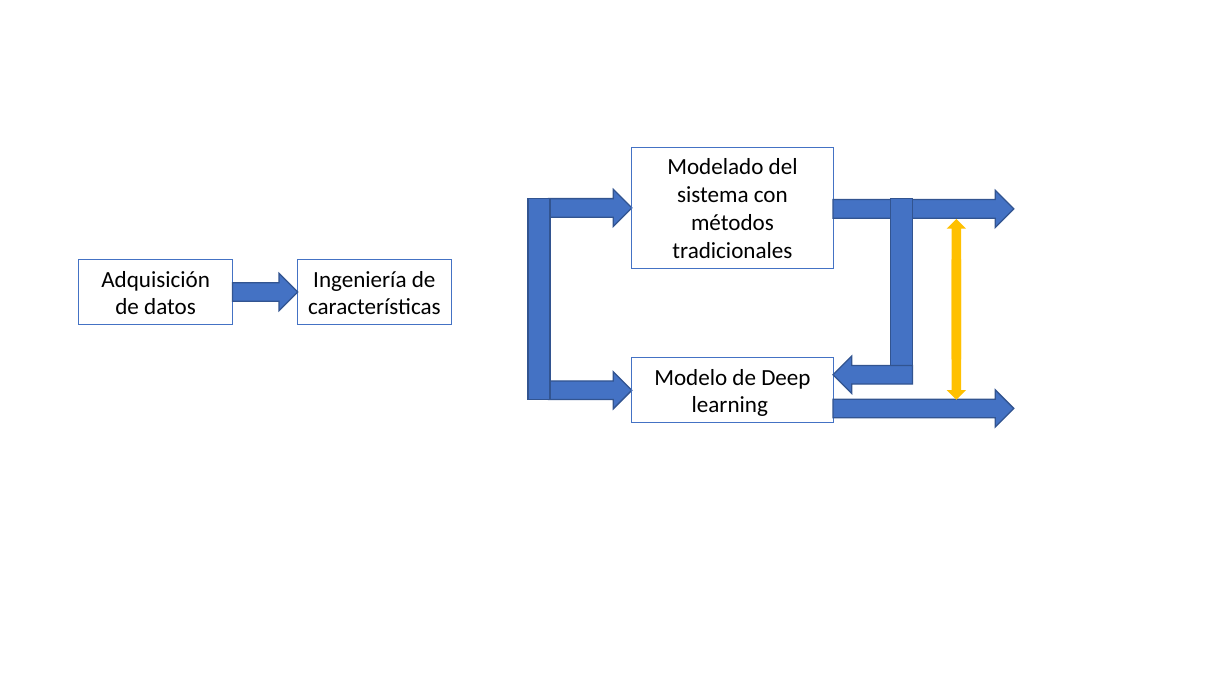
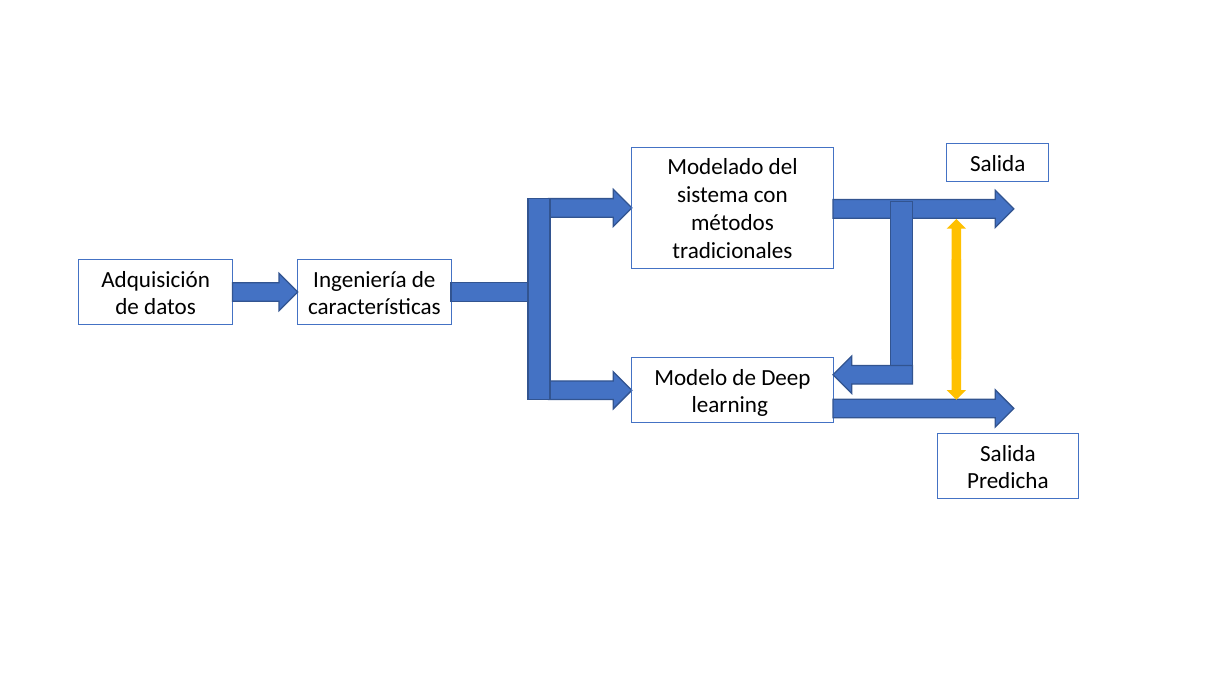
Before and after one commit to brunorais/Gestion-de-Proyectos, a slide deck: slide 2 of Workflow.pptx. Drawn at 1232x693 pixels with LibreOffice and Linux fonts; fonts in the diff are those of the drawing. Boxes give left, top, right and bottom in pixels: in the first picture for what was removed or moved away, otherwise in the second. Text is boxed around its words. In the diff, an @@ line names an element or a change of style, - is before the commit and + after.

```diff
--- a/Workflow.pptx
+++ b/Workflow.pptx
@@ rectangle added at (947, 144, 1049, 181), outline #4472C4 0.75 pt, 18 pt, text #000000 @@
+Salida
@@ rectangle added at (451, 283, 528, 301), fill #4472C4, outline #325491 1 pt @@
@@ rectangle added at (938, 433, 1079, 499), outline #4472C4 0.75 pt, 18 pt, text #000000 @@
+Salida Predicha
```
Also in this commit, not shown: 1 slide added, 6 other files.
